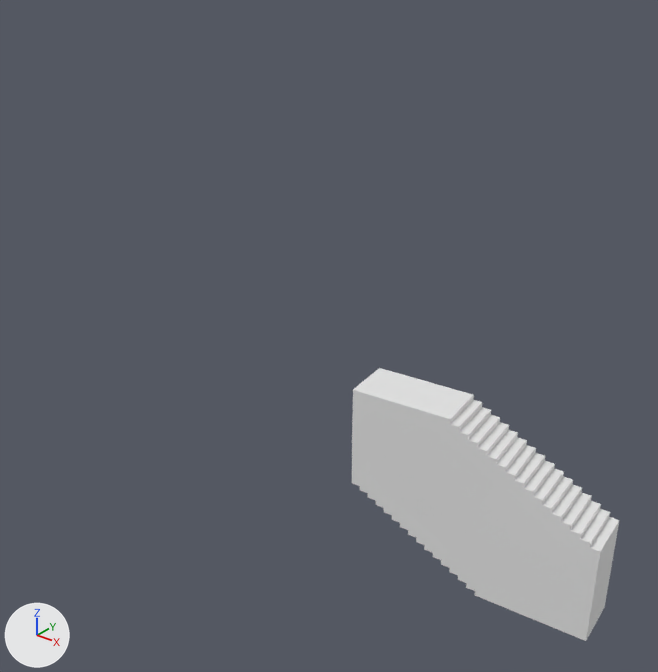
Renders of the Blender file steps.blend from each side of a commit.
Camera for both pictures: a camera (50 mm lens) standing at (7.3, -22.8, 17.5) and looking at (-9.9, -1.3, 4.2). The lights are fixed; the arrows at lower left show +X, +Y and +Z. The picture after the commit comes second.

In view in the first picture: 'Step'.
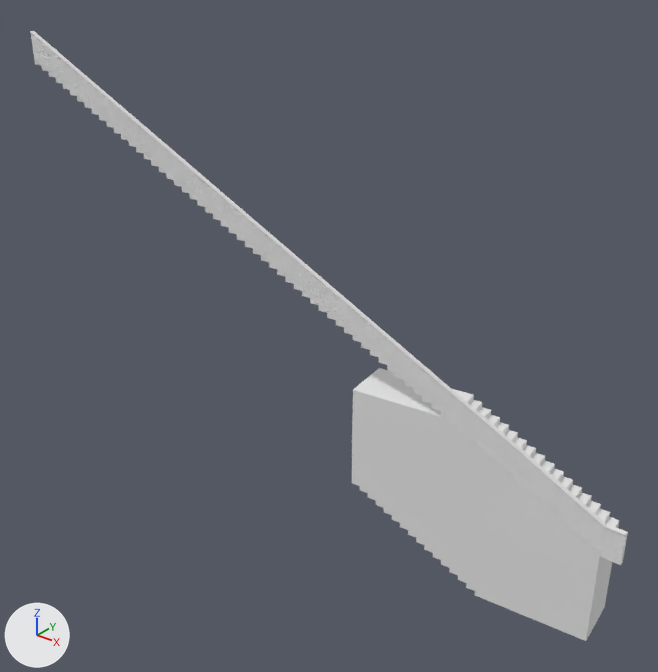
Commit message: Add a wall to the woodland path (in steps.blend and steps_wall.stl) and a wall-end piece to meet it (in track-side_path.blend and track-side_path_track_wall_end.stl).

What differs and where, as boxes (x1, y1, x2, y2) in the pictures (658 x 672 px):
```json
{"object": "Wall", "change": "added", "after": [30, 31, 606, 552]}
{"object": "Wall End", "change": "added", "after": [600, 524, 628, 565]}
```

The change, as JSON lines over the scene's bpy script:
```json
{"op": "add", "block": "me_plane_002", "code": ["me_plane_002 = bpy.data.meshes.new('Plane.002')", "me_plane_002.from_pydata(...)  # 795 vertices, 659 faces; spans x -0.155..0.165, y -0.088..0.088, z -0.696..0.416"]}
{"op": "add", "block": "me_plane_001", "code": ["me_plane_001 = bpy.data.meshes.new('Plane.001')", "me_plane_001.from_pydata(...)  # 748 vertices, 630 faces; spans x 0.553..0.873, y -0.924..-0.748, z 0.0..1.112"]}
{"op": "add", "block": "ob_wall_end", "code": ["ob_wall_end = bpy.data.objects.new('Wall End', me_plane_002)", "ob_wall_end.location = (0.28, -0.89, 0.52)", "ob_wall_end.rotation_euler = (0.0, 0.0, 3.142)  # degrees (0, 0, 180)", "_m = ob_wall_end.modifiers.new('Array', 'ARRAY')", "_m.relative_offset_displace = (-1.0, 0.0, 0.0)", "_m.use_merge_vertices = True"]}
{"op": "add", "block": "ob_wall", "code": ["ob_wall = bpy.data.objects.new('Wall', me_plane_001)", "ob_wall.location = (1.95, 0.0, 0.0)", "_m = ob_wall.modifiers.new('Array', 'ARRAY')", "_m.count = 68", "_m.relative_offset_displace = (-1.0, 0.0, 0.162)", "_m.use_merge_vertices = True", "_m.merge_threshold = 0.001", "_m = ob_wall.modifiers.new('Curve', 'CURVE')", "_m.object = ob_steps_curve"]}
```
